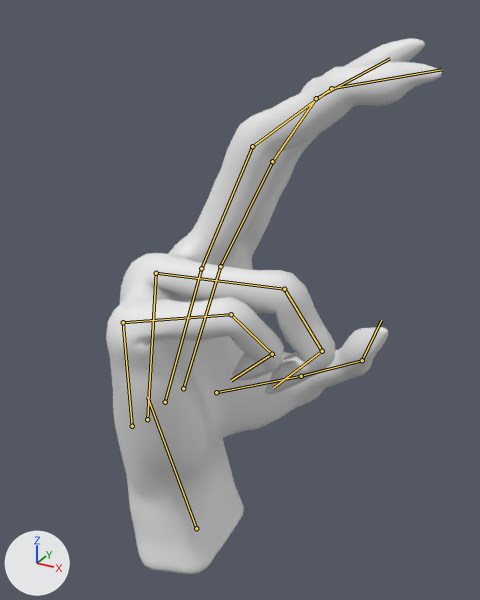
The FBX model VR_Client_Makina/Assets/FBX/Makimain/P_Makina_Hand_Nail.fbx as it was, and as the next commit left it.
Camera for both pictures: a camera (50 mm lens) standing at (0.0544, -0.0816, 0.0902) and looking at (0.0011, 0.0153, 0.0417). The axes (+X, +Y, +Z) are drawn at lower left. The lights are the same throughout. Both versions are drawn at frame 77 of the action 'Scene'; the numbers are the values there. The bones that bend it are drawn over the model as lines.

In view in the first picture: 'Hand_Base_Long_Fingers_Attached'.
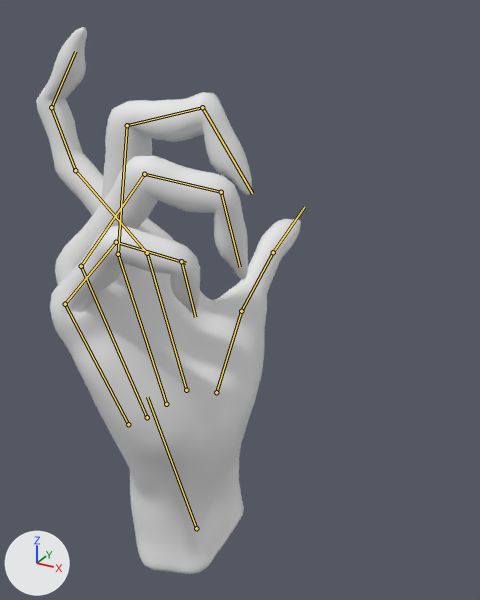
Boxes [x1, y1, x2, y2] around the edits, measured in the pictures (480 x 600 px):
'Hand_Base_Long_Fingers_Attached', posed (21% narrower)
    before: [106, 38, 442, 574]
    after: [36, 27, 301, 574]
bone 'Bone_Ring_FingerMetacarpal', root to tip
    before: (147, 419) to (156, 273)
    after: (147, 417) to (81, 266)
bone 'Bone_Ring_FingerProximal', root to tip
    before: (156, 273) to (284, 289)
    after: (81, 266) to (144, 174)
bone 'Bone_Ring_FingerMiddle', root to tip
    before: (284, 289) to (322, 351)
    after: (144, 174) to (221, 192)
bone 'Bone_Ring_FingerDistal', root to tip
    before: (322, 351) to (273, 388)
    after: (221, 192) to (240, 267)
bone 'Bone_Middle_FingerMetacarpal', root to tip
    before: (165, 402) to (201, 268)
    after: (166, 404) to (118, 254)
bone 'Bone_Middle_FingerProximal', root to tip
    before: (201, 268) to (252, 146)
    after: (118, 254) to (127, 125)
bone 'Bone_Middle_FingerMiddle', root to tip
    before: (252, 146) to (331, 88)
    after: (127, 125) to (202, 107)
bone 'Bone_Middle_FingerDistal', root to tip
    before: (331, 88) to (442, 69)
    after: (202, 107) to (252, 193)
bone 'Bone_IndexMetacarpal', root to tip
    before: (183, 388) to (220, 266)
    after: (186, 390) to (147, 253)
bone 'Bone_IndexProximal', root to tip
    before: (220, 266) to (272, 161)
    after: (147, 253) to (75, 170)
bone 'Bone_IndexMiddle', root to tip
    before: (272, 161) to (316, 98)
    after: (75, 170) to (51, 107)
bone 'Bone_IndexDistal', root to tip
    before: (316, 98) to (390, 58)
    after: (51, 107) to (75, 51)
bone 'Bone_ThumbTrapezoid', root to tip
    before: (216, 392) to (301, 376)
    after: (216, 392) to (241, 311)
bone 'Bone_ThumbMiddle', root to tip
    before: (301, 376) to (362, 360)
    after: (241, 311) to (273, 252)
bone 'Bone_ThumbDistal', root to tip
    before: (362, 360) to (381, 320)
    after: (273, 252) to (304, 207)
bone 'Bone', root to tip
    before: (132, 426) to (123, 322)
    after: (128, 424) to (65, 304)
bone 'Bone.003', root to tip
    before: (123, 322) to (231, 314)
    after: (65, 304) to (116, 242)
bone 'Bone.002', root to tip
    before: (231, 314) to (274, 356)
    after: (116, 242) to (186, 263)
bone 'Bone.001', root to tip
    before: (272, 354) to (231, 380)
    after: (181, 261) to (195, 317)

The edits, one by one:
Bone 'Bone_Ring_FingerMetacarpal' (bone_bone_ring_fingermetacarpal) moves from (0.0, -0.0009, 0.0001) to (-0.0002, -0.0006, 0.0001).
Bone 'Bone_Ring_FingerMetacarpal' (bone_bone_ring_fingermetacarpal) turns from (-3, 6, 3) to (2, 3, 30) degrees about its own x, y and z.
Bone 'Bone_Ring_FingerProximal' (bone_bone_ring_fingerproximal) turns from (-25, -13, -65) to (-26, -3, -44) degrees about its own x, y and z.
Bone 'Bone_Ring_FingerMiddle' (bone_bone_ring_fingermiddle) turns from (-1, -3, -59) to (-1, -3, -56) degrees about its own x, y and z.
Bone 'Bone_Ring_FingerDistal' (bone_bone_ring_fingerdistal) turns from (-1, -3, -59) to (-1, -3, -56) degrees about its own x, y and z.
Bone 'Bone_Middle_FingerMetacarpal' (bone_bone_middle_fingermetacarpal) moves from (0.0004, -0.0021, 0.0) to (0.0008, -0.0022, 0.0001).
Bone 'Bone_Middle_FingerMetacarpal' (bone_bone_middle_fingermetacarpal) turns from (-2, 2, -3) to (2, 0, 30) degrees about its own x, y and z.
Bone 'Bone_Middle_FingerProximal' (bone_bone_middle_fingerproximal) turns from (1, 0, -4) to (0, 0, -23) degrees about its own x, y and z.
Bone 'Bone_Middle_FingerMiddle' (bone_bone_middle_fingermiddle) turns from (0, 0, -27) to (0, 0, -63) degrees about its own x, y and z.
Bone 'Bone_Middle_FingerDistal' (bone_bone_middle_fingerdistal) turns from (-2, 3, -19) to (0, 0, -63) degrees about its own x, y and z.
Bone 'Bone_IndexMetacarpal' (bone_bone_indexmetacarpal) moves from (0.0007, -0.0023, -0.0001) to (0.0014, -0.0024, -0.0002).
Bone 'Bone_IndexMetacarpal' (bone_bone_indexmetacarpal) turns from (0, -1, -5) to (1, -2, 29) degrees about its own x, y and z.
Bone 'Bone_IndexProximal' (bone_bone_indexproximal) turns from (7, -2, -3) to (6, -4, 39) degrees about its own x, y and z.
Bone 'Bone_IndexMiddle' (bone_bone_indexmiddle) turns from (2, -1, -8) to (-2, -5, -24) degrees about its own x, y and z.
Bone 'Bone_IndexDistal' (bone_bone_indexdistal) turns from (1, 0, -21) to (2, 0, -55) degrees about its own x, y and z.
Bone 'Bone_ThumbTrapezoid' (bone_bone_thumbtrapezoid) turns from (6, 27, -35) to (10, 0, 29) degrees about its own x, y and z.
Bone 'Bone_ThumbMiddle' (bone_bone_thumbmiddle) turns from (36, -10, 0) to (-10, 0, 0) degrees about its own x, y and z.
Bone 'Bone_ThumbDistal' (bone_bone_thumbdistal) turns from (16, -14, 12) to (-29, 0, 0) degrees about its own x, y and z.
Bone 'Bone' (bone_bone) moves from (0.0, 0.0, 0.0) to (-0.0007, -0.0001, 0.0).
Bone 'Bone' (bone_bone) turns from (-4, 13, 4) to (-4, 9, 30) degrees about its own x, y and z.
Bone 'Bone.003' (bone_bone_003) turns from (-4, 8, -62) to (-1, 8, -46) degrees about its own x, y and z.
Bone 'Bone.002' (bone_bone_002) turns from (0, -6, -69) to (0, -5, -66) degrees about its own x, y and z.
Bone 'Bone.001' (bone_bone_001) turns from (-9, -9, -69) to (-9, -9, -65) degrees about its own x, y and z.
